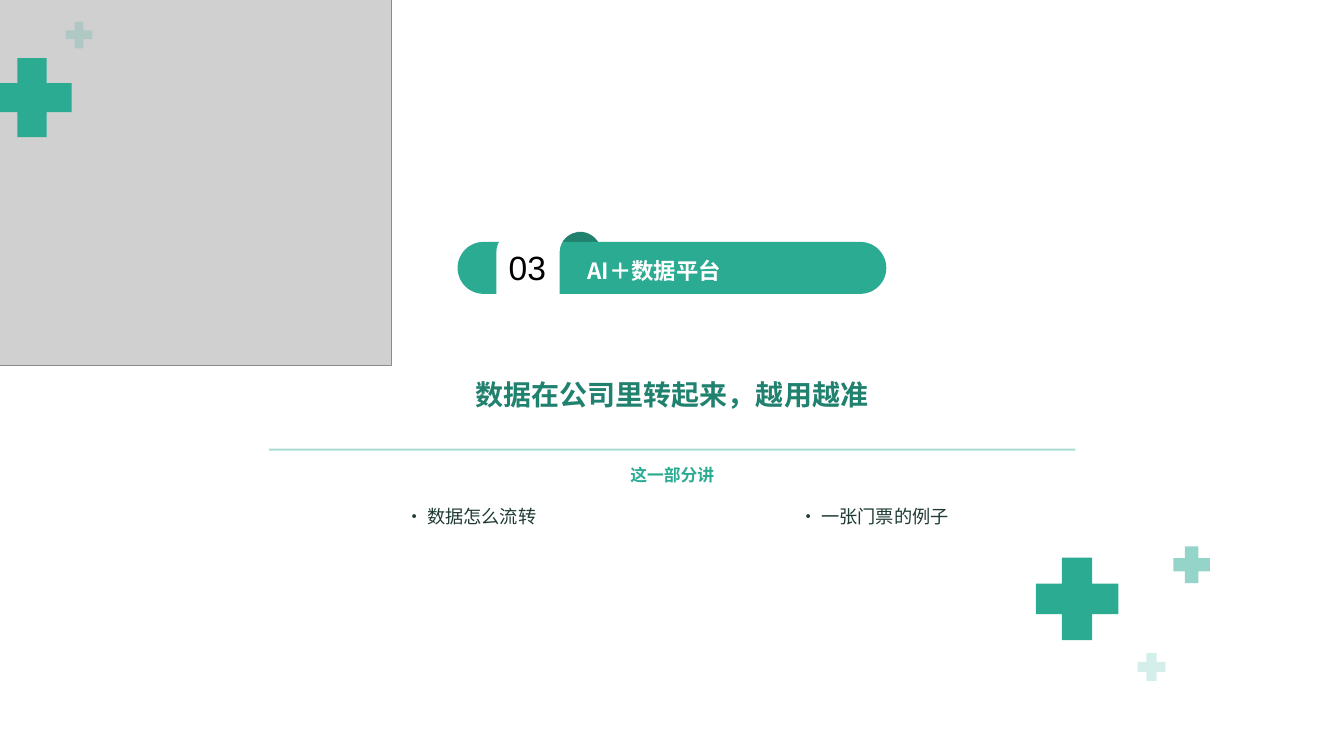
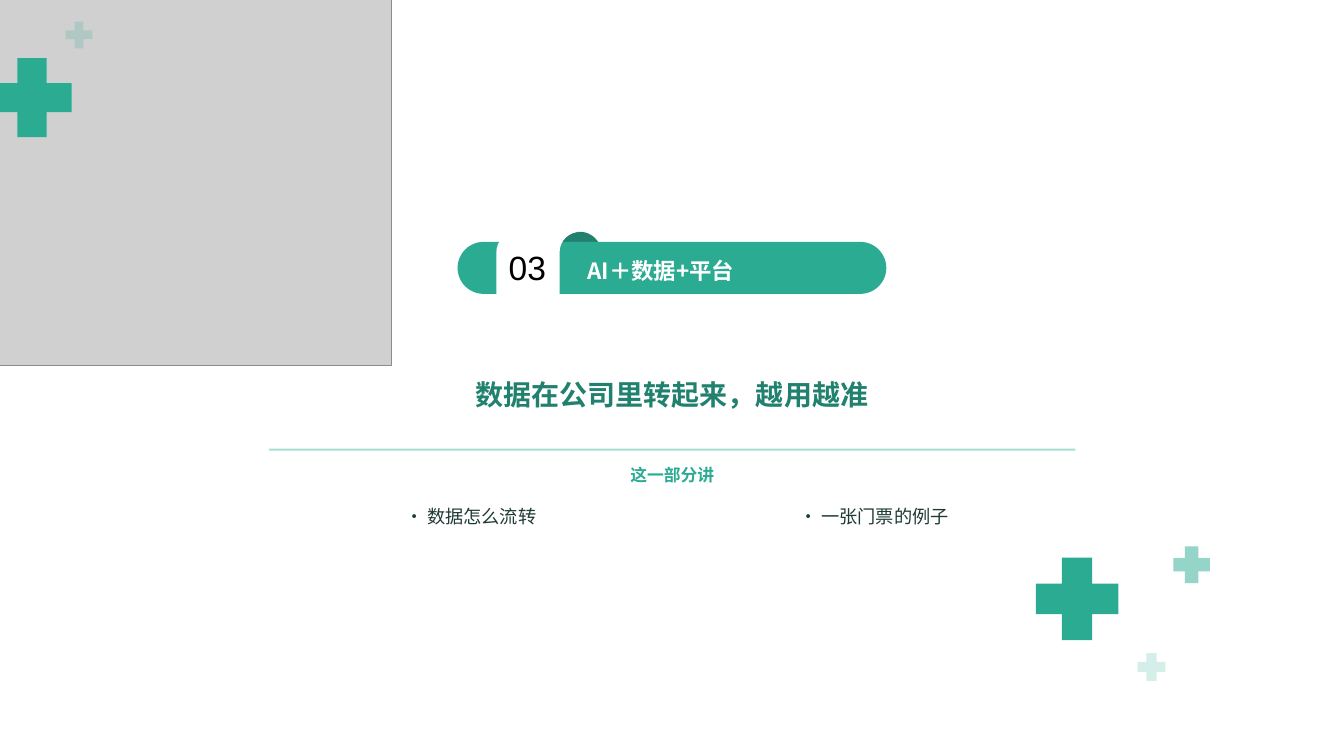
Before and after one commit to keanying/relevance, a slide deck: slide 44 of AI＋数据平台_老板汇报_青绿模板.pptx. Drawn at 1344x756 pixels with LibreOffice and Linux fonts; fonts in the diff are those of the drawing; grey boxes stand for pictures; background and template pictures are left out. Boxes give left, top, right and bottom in pixels: in the first picture for what was removed or moved away, otherwise in the second. Text is boxed around its words. In the diff, an @@ line names an element or a change of style, - is before the commit and + after.

```diff
--- a/AI＋数据平台_老板汇报_青绿模板.pptx
+++ b/AI＋数据平台_老板汇报_青绿模板.pptx
@@ text at (588, 260, 735, 281): text changed @@
-AI＋数据平台
+AI＋数据+平台
```
Also in this commit, not shown: 8 other slides changed.
